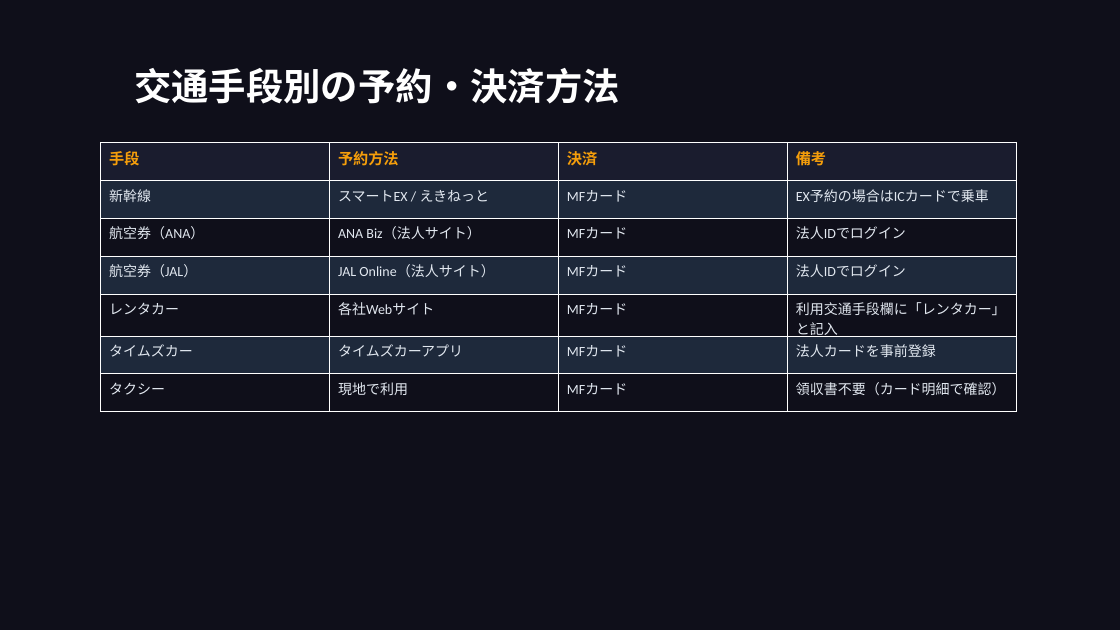
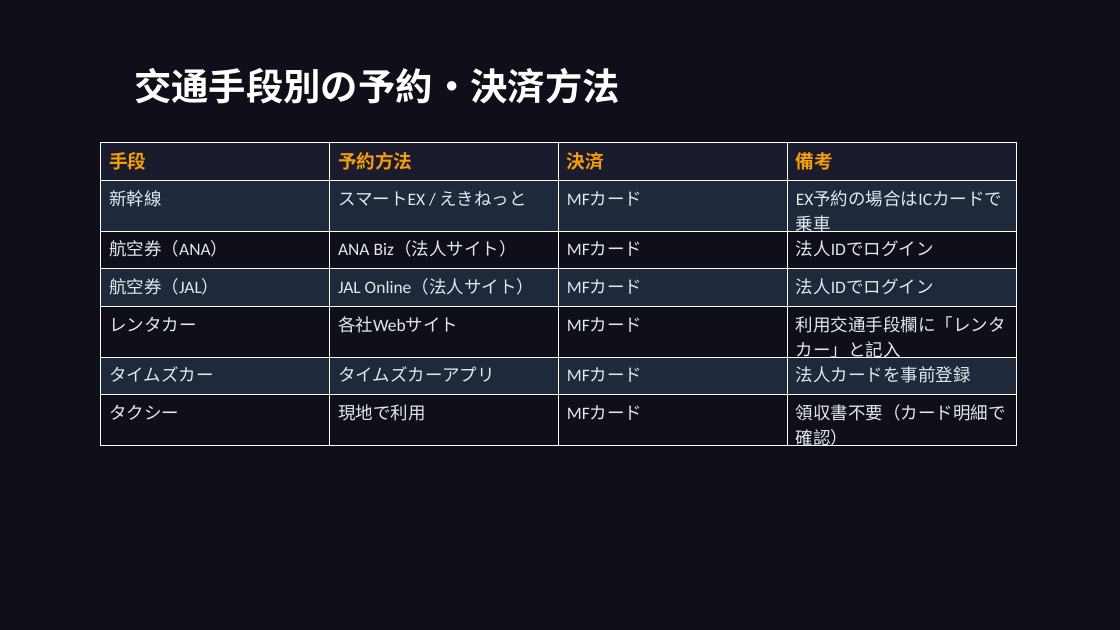
Before and after one commit to takeshiizawa123/next-procurement-poc, a slide deck: slide 22 of docs/user-manual.pptx (slide 21 before the commit). Drawn at 1120x630 pixels with LibreOffice and Linux fonts; fonts in the diff are those of the drawing. Boxes give left, top, right and bottom in pixels: in the first picture for what was removed or moved away, otherwise in the second. Text is boxed around its words. In the diff, an @@ line names an element or a change of style, - is before the commit and + after.

```diff
--- a/docs/user-manual.pptx
+++ b/docs/user-manual.pptx
@@ table at [101,143,1018,450] @@
@@ size 13 to 16 pt in "手段", "予約方法", "決済", "備考" @@
@@ size 12 to 15 pt @@
```
Also in this commit, not shown: 24 other slides changed, 1 slide added, 5 other files.
